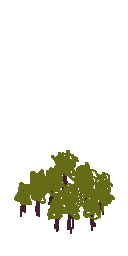
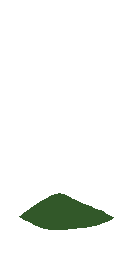
Comparing the layer stacks of the two 128 × 256 images. Changes:
added group "Terrain" with 8 layers above "Vegetation" over [left=14, top=160, right=115, bottom=234]
added layer "hill 4" in group "Terrain" over [left=19, top=193, right=114, bottom=230]
hid group "Vegetation" (20 layers) over [left=14, top=150, right=115, bottom=234]
removed layer "Layer 8" from group "Vegetation" over [left=14, top=150, right=115, bottom=234]
